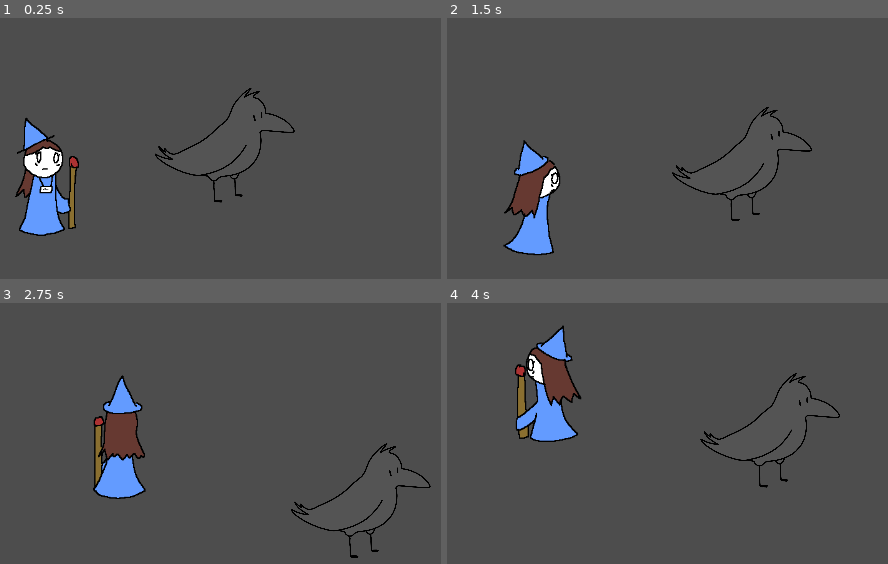
Above: before the commit, frames 1-4 (two rows, left to right).
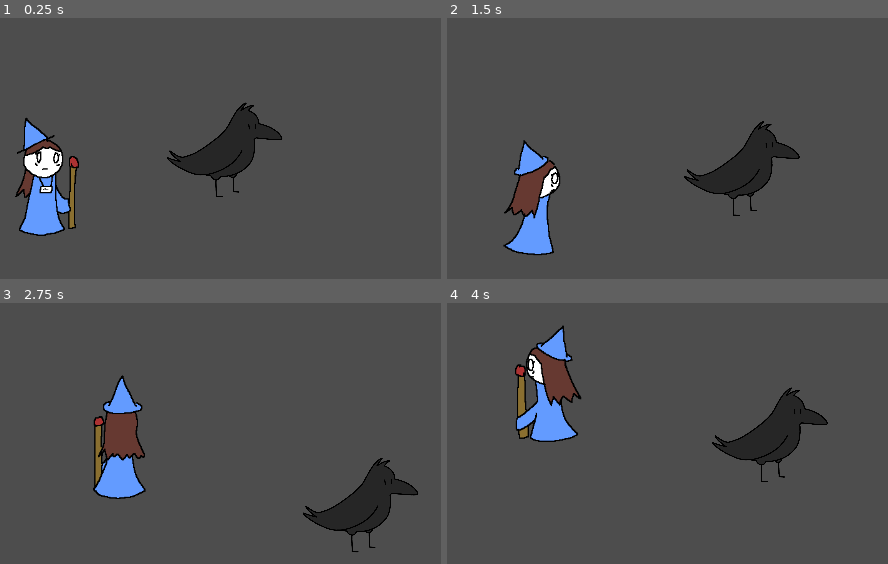
Above: after the commit, the same moments.

Repository: OceanUwU/pirate-15
Game: Godot game, scene res://scenes/main.tscn
The game is run twice, just before and just after one commit, with the same random seed, the same clock (stepped at 60 frames per second) and the same inputs.
Inputs:
- Up to frame 1 (0.25 s): no input
- Up to frame 2 (1.5 s): hold Right (right) 0.53-1.28 s; hold Down (down) from 1.28 s (still down)
- Up to frame 3 (2.75 s): release Down (down) at 2.03 s; hold Right (right) from 2.03 s (still down)
- Up to frame 4 (4 s): release Right (right) at 2.78 s; hold Up (up) 2.78-3.53 s; hold Left (left) from 3.53 s (still down)

The runs differ from the first frame. In frame 1, 3.6% of the frame differs, in the area x 35-67%, y 26-71%; in frame 2, 3.5%; in frame 3, 3.5%; in frame 4, 3.6%.

Commit message:
crow animation

Diff:
--- a/scenes/player.tscn
+++ b/scenes/player.tscn
@@ -1,22 +1,45 @@
-[gd_scene load_steps=10 format=3 uid="uid://cdf6ykr72br6j"]
+[gd_scene load_steps=17 format=3 uid="uid://cdf6ykr72br6j"]
 
 [ext_resource type="Script" path="res://scripts/player.gd" id="1_i5vcg"]
-[ext_resource type="Texture2D" uid="uid://bcsyv657pg8o8" path="res://assets/img/sprite_sheet.png" id="2_4r0ov"]
+[ext_resource type="Texture2D" uid="uid://d3lkxpieh0h0i" path="res://assets/img/crow_walk_right.png" id="2_3cupo"]
 
 [sub_resource type="RectangleShape2D" id="RectangleShape2D_3vgm8"]
 size = Vector2(92, 91)
 
+[sub_resource type="AnimationNodeAnimation" id="AnimationNodeAnimation_dyk3s"]
+animation = &"idle"
+
 [sub_resource type="AnimationNodeAnimation" id="AnimationNodeAnimation_5ruse"]
 animation = &"new_animation"
+
+[sub_resource type="AnimationNodeAnimation" id="AnimationNodeAnimation_j2hvk"]
+animation = &"walk_forward"
+
+[sub_resource type="AnimationNodeStateMachineTransition" id="AnimationNodeStateMachineTransition_wcxk2"]
+advance_mode = 2
+
+[sub_resource type="AnimationNodeStateMachineTransition" id="AnimationNodeStateMachineTransition_xffpr"]
+advance_mode = 2
+
+[sub_resource type="AnimationNodeStateMachineTransition" id="AnimationNodeStateMachineTransition_dt7li"]
+advance_mode = 2
+
+[sub_resource type="AnimationNodeStateMachineTransition" id="AnimationNodeStateMachineTransition_pkvbj"]
 
 [sub_resource type="AnimationNodeStateMachine" id="AnimationNodeStateMachine_l3k5j"]
 states/End/position = Vector2(593, 100)
 states/Start/position = Vector2(371, 100)
-states/new_animation/node = SubResource("AnimationNodeAnimation_5ruse")
-states/new_animation/position = Vector2(485, 97)
+states/idle/node = SubResource("AnimationNodeAnimation_dyk3s")
+states/idle/position = Vector2(632.639, 216)
+states/walk/node = SubResource("AnimationNodeAnimation_5ruse")
+states/walk/position = Vector2(485, 97)
+states/walk_forward/node = SubResource("AnimationNodeAnimation_j2hvk")
+states/walk_forward/position = Vector2(464, 99)
+transitions = ["Start", "walk", SubResource("AnimationNodeStateMachineTransition_wcxk2"), "walk", "walk_forward", SubResource("AnimationNodeStateMachineTransition_xffpr"), "walk_forward", "idle", SubResource("AnimationNodeStateMachineTransition_dt7li"), "idle", "walk_forward", SubResource("AnimationNodeStateMachineTransition_pkvbj")]
+graph_offset = Vector2(32.6389, 0)
 
 [sub_resource type="Animation" id="Animation_nxyth"]
-length = 0.001
+loop_mode = 1
 tracks/0/type = "value"
 tracks/0/imported = false
 tracks/0/enabled = true
@@ -24,7 +47,23 @@
 tracks/0/interp = 1
 tracks/0/loop_wrap = true
 tracks/0/keys = {
-"times": PackedFloat32Array(0),
+"times": PackedFloat32Array(0, 0.1, 0.2, 0.3, 0.4, 0.5, 0.6),
+"transitions": PackedFloat32Array(1, 1, 1, 1, 1, 1, 1),
+"update": 1,
+"values": [0, 1, 3, 2, 3, 1, 0]
+}
+
+[sub_resource type="Animation" id="Animation_uj8s8"]
+resource_name = "idle"
+loop_mode = 2
+tracks/0/type = "value"
+tracks/0/imported = false
+tracks/0/enabled = true
+tracks/0/path = NodePath("Sprite2D:frame")
+tracks/0/interp = 1
+tracks/0/loop_wrap = true
+tracks/0/keys = {
+"times": PackedFloat32Array(-0.1),
 "transitions": PackedFloat32Array(1),
 "update": 1,
 "values": [0]
@@ -45,9 +84,9 @@
 "values": [0]
 }
 
-[sub_resource type="Animation" id="Animation_uj8s8"]
-resource_name = "idle"
-loop_mode = 2
+[sub_resource type="Animation" id="Animation_ptfjk"]
+resource_name = "walk_forward"
+loop_mode = 1
 tracks/0/type = "value"
 tracks/0/imported = false
 tracks/0/enabled = true
@@ -55,17 +94,18 @@
 tracks/0/interp = 1
 tracks/0/loop_wrap = true
 tracks/0/keys = {
-"times": PackedFloat32Array(-0.1, 0.1, 0.2, 0.3, 0.4, 0.5),
-"transitions": PackedFloat32Array(1, 1, 1, 1, 1, 1),
+"times": PackedFloat32Array(0, 0.1, 0.2, 0.3, 0.4, 0.5, 0.6),
+"transitions": PackedFloat32Array(1, 1, 1, 1, 1, 1, 1),
 "update": 1,
-"values": [0, 1, 2, 3, 4, 5]
+"values": [0, 1, 3, 2, 3, 1, 0]
 }
 
 [sub_resource type="AnimationLibrary" id="AnimationLibrary_2itcy"]
 _data = {
 "RESET": SubResource("Animation_nxyth"),
 "idle": SubResource("Animation_uj8s8"),
-"new_animation": SubResource("Animation_8jvdm")
+"new_animation": SubResource("Animation_8jvdm"),
+"walk_forward": SubResource("Animation_ptfjk")
 }
 
 [node name="PlayerSprite" type="CharacterBody2D"]
@@ -73,9 +113,8 @@
 
 [node name="Sprite2D" type="Sprite2D" parent="."]
 scale = Vector2(0.1, 0.1)
-texture = ExtResource("2_4r0ov")
-hframes = 3
-vframes = 2
+texture = ExtResource("2_3cupo")
+hframes = 5
 
 [node name="CollisionShape2D" type="CollisionShape2D" parent="."]
 position = Vector2(-1, 10.5)
